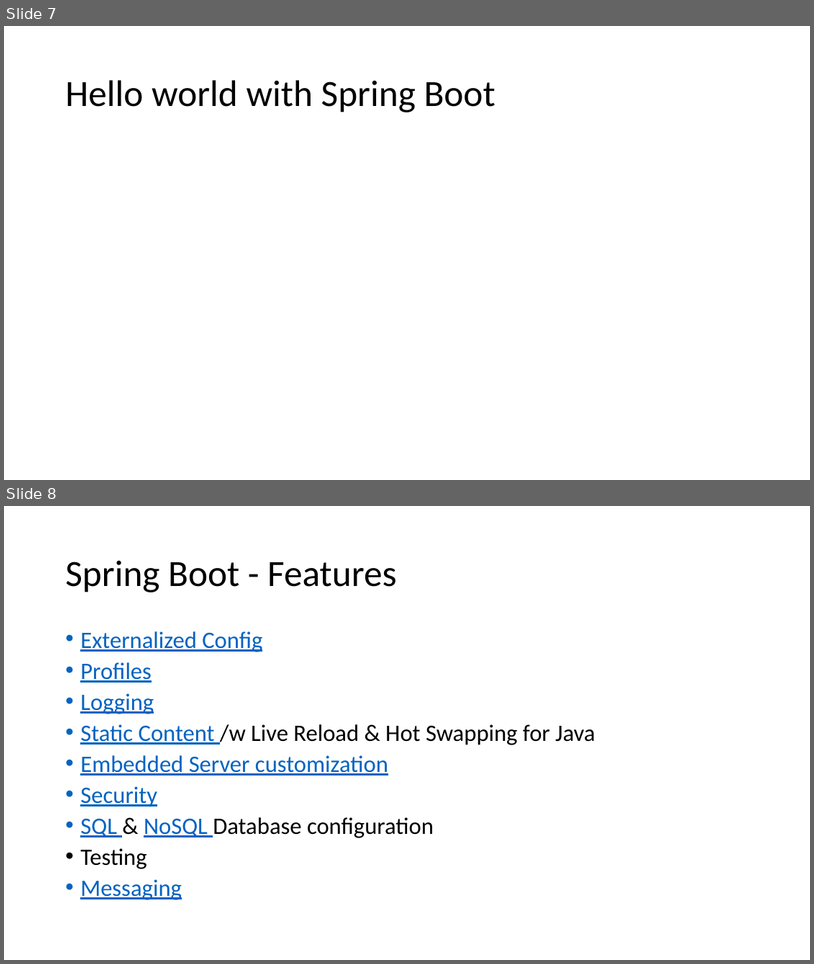
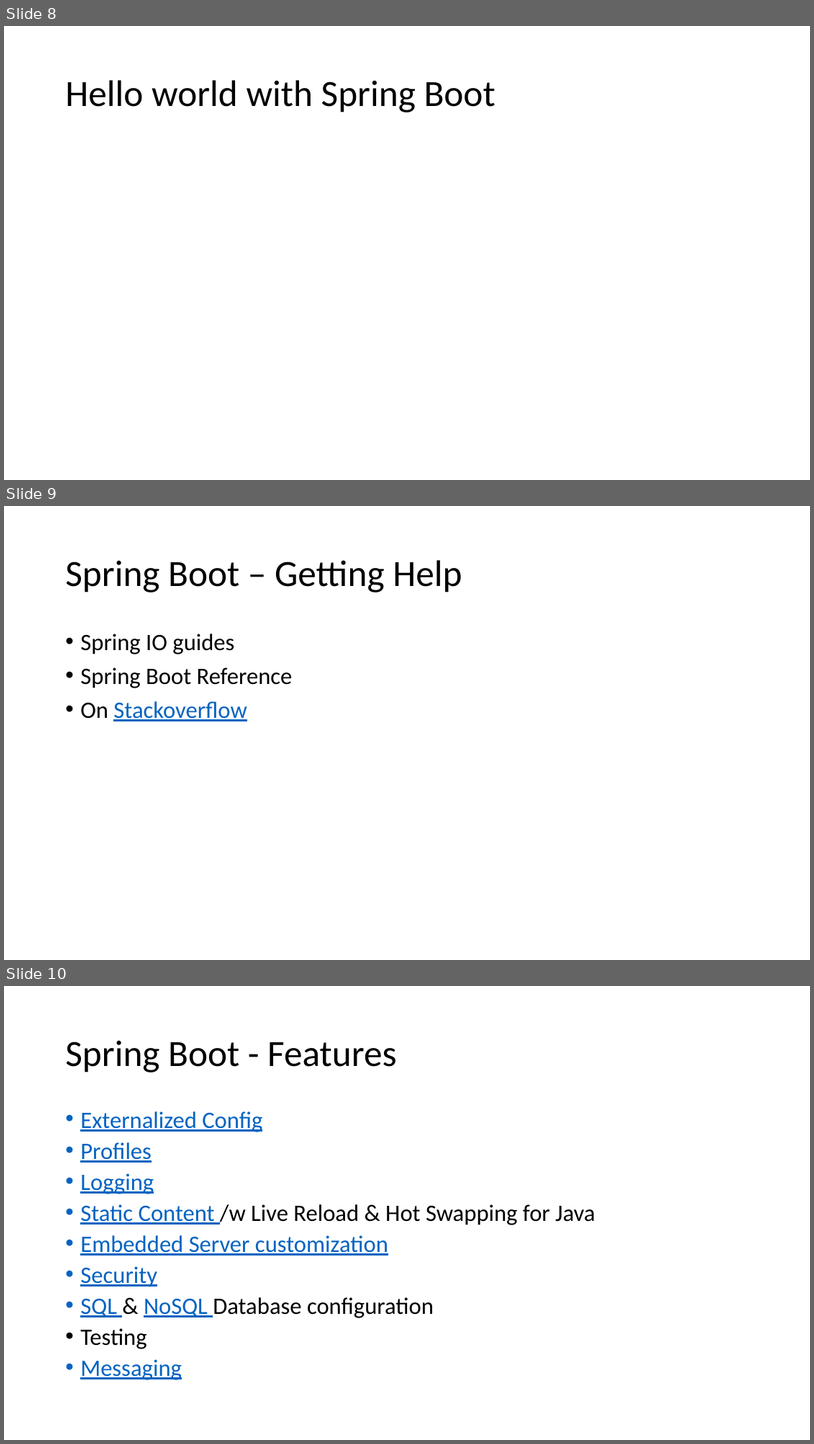
Before and after one commit to batchu/spring-boot-ujug, a slide deck: Spring Boot.pptx. Shown one above the other, each under a label of ours: slides 7 and 8 before the commit, slides 8, 9 and 10 after it. The pictures are 814x964 and 814x1444 pixels, drawn with LibreOffice and Linux fonts; fonts in the diff are those of the drawing. Boxes give left, top, right and bottom in pixels: in the first picture for what was removed or moved away, otherwise in the second. Text is boxed around its words. In the diff, an @@ line names an element or a change of style, - is before the commit and + after.

```diff
--- a/Spring Boot.pptx
+++ b/Spring Boot.pptx
@@ slide 9 added at (4,506,810,960), background #FFFFFF @@
@@ title added at (65,560,462,592), 44 pt, text #000000 @@
+Spring Boot – Getting Help
@@ text added at (80,633,293,721), 28 pt, text #000000 @@
+• Spring IO guides
+• Spring Boot Reference
+• On Stackoverflow
@@ what was slide 7 is now slide 8 @@
@@ what was slide 8 is now slide 10 @@
```
Also in this commit, not shown: 6 slides changed, 2 other slides added, 1 other file.
